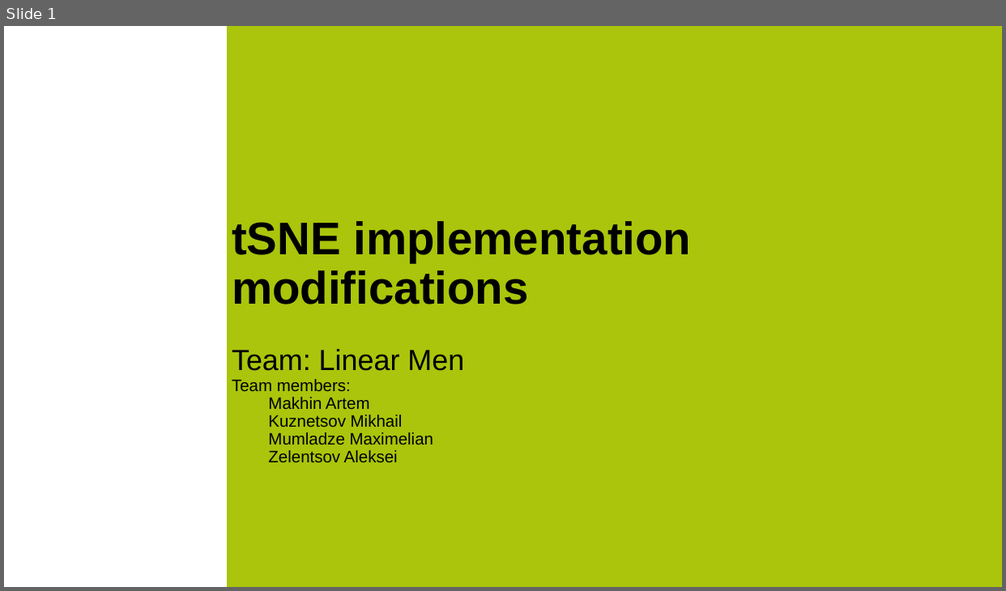
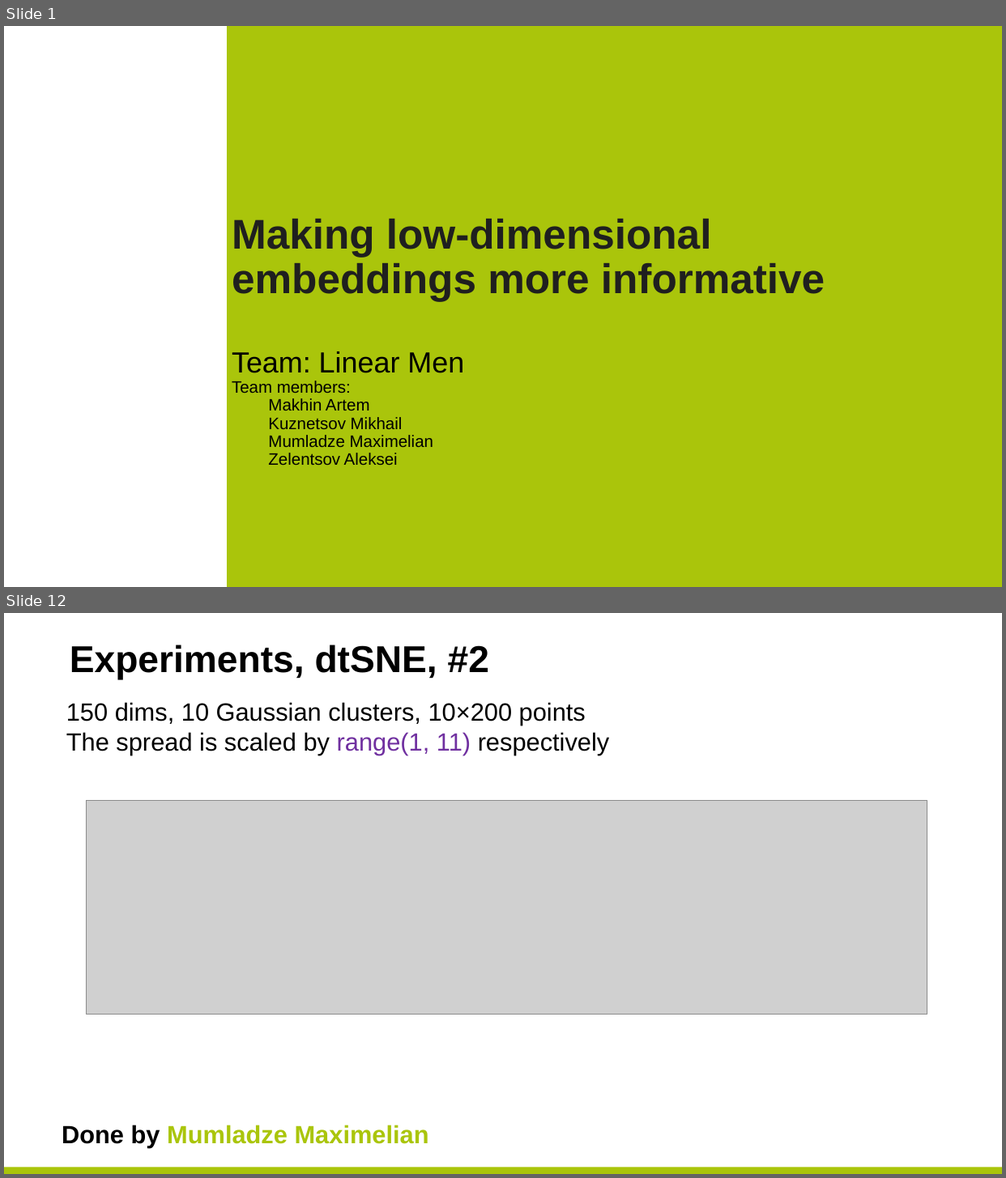
Before and after one commit to Recap-Minutes-of-Meetings/tsne, a slide deck: preso.pptx. Shown one above the other, each under a label of ours: slide 1 before the commit, slides 1 and 12 after it; the slides between them are not shown. The pictures are 1006x591 and 1006x1178 pixels, drawn with LibreOffice and Linux fonts; fonts in the diff are those of the drawing; grey boxes stand for pictures; background and template pictures are left out. Boxes give left, top, right and bottom in pixels: in the first picture for what was removed or moved away, otherwise in the second. Text is boxed around its words. In the diff, an @@ line names an element or a change of style, - is before the commit and + after.

```diff
--- a/preso.pptx
+++ b/preso.pptx
@@ slide 12 added at (4,613,1002,1174), background #FFFFFF @@
@@ title added at (70,645,489,680), 36 pt, text #000000, bold @@
+Experiments, dtSNE, #2
@@ page number added at (914,643,961,684), 14 pt, text #FFFFFF @@
+12
@@ text added at (66,702,610,756), 24 pt, text #000000 @@
+150 dims, 10 Gaussian clusters, 10×200 points
+The spread is scaled by range(1, 11) respectively
@@ picture added at (87,801,927,1015) @@
@@ text added at (62,1125,429,1148), 24 pt, text #AAC50B, bold @@
+Done by Mumladze Maximelian
@@ rectangle added at (4,1168,1002,1174), fill #AAC50B @@
@@ slide 1 changed as well @@
@@ text at (232,219,825,301): text changed; size 44 to 40 pt; text colour #000000 to #1F1F1F @@
-tSNE implementation modifications
+Making low-dimensional embeddings more informative
```
Also in this commit, not shown: 5 other slides changed, 7 other slides added, 1 slide removed.
